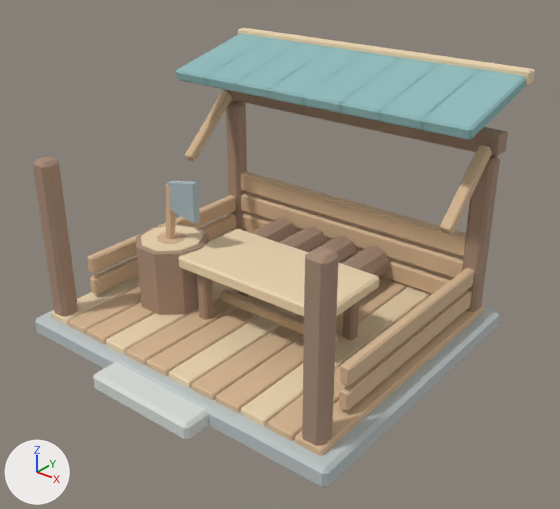
One commit to the FBX model unity/Assets/Resources/ForestArt/wood_cutter.fbx: the scene before it, then after it.
Rendered twice from a 50 mm lens placed at (3.99, -4.83, 3.83), pointed at (0.23, -0.13, 0.91). Lighting does not change. The marker at lower left points along +X, +Y and +Z. The first picture is the older version. Where no turn or scale is listed for an object, it has been applied to the vertices.

Names of what the first picture shows: 'wood_cutter_mesh'.
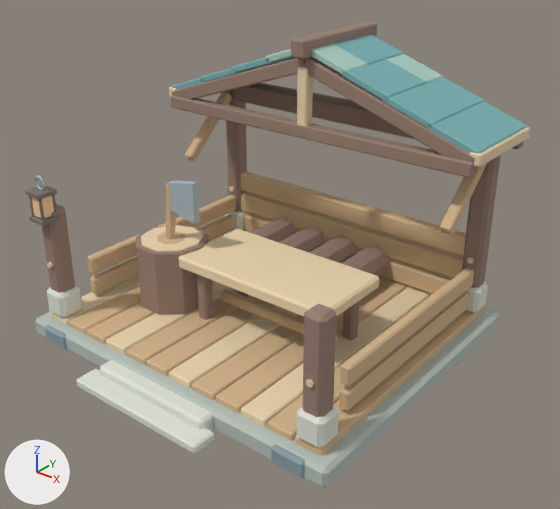
Boxes (x1, y1, x2, y2) around the edits, measured in the pictures (560 x 509 px; the box of a moved part takes in the faces that stretch with it):
'wood_cutter_mesh', reshaped
    before: (33, 28, 535, 488)
    after: (25, 22, 530, 488)
part 1 of me_cube_1527, moved or reshaped
    before: (33, 157, 78, 317)
    after: (42, 204, 75, 293)
part 2 of me_cube_1527, moved or reshaped
    before: (226, 100, 247, 231)
    after: (226, 90, 247, 212)
part 3 of me_cube_1527, moved or reshaped
    before: (302, 246, 339, 446)
    after: (303, 303, 336, 417)
part 4 of me_cube_1527, added
    after: (306, 379, 314, 387)
part 5 of me_cube_1527, moved or reshaped
    before: (462, 156, 500, 312)
    after: (462, 155, 501, 288)
part 6 of me_cube_1527, moved or reshaped
    before: (238, 28, 535, 85)
    after: (171, 96, 477, 178)
part 7 of me_cube_1527, moved or reshaped
    before: (93, 362, 208, 440)
    after: (100, 360, 213, 430)
part 8 of me_cube_1527, reshaped
    before: (176, 33, 527, 140)
    after: (169, 22, 530, 167)
part 9 of me_cube_1527, added
    after: (25, 175, 339, 478)
part 10 of me_cube_1527, added (mostly hidden)
    after: (225, 211, 249, 231)
part 11 of me_cube_1527, added
    after: (466, 281, 488, 313)

What changed in the scene script:
```text
Add mat_forest_slate:
    mat_forest_slate = principled_material('Forest_slate')
    mat_forest_slate.base_color = (0.251, 0.337, 0.376)  # greyish cyan #899da5
    mat_forest_slate.roughness = 0.88
Add mat_forest_teal_light:
    mat_forest_teal_light = principled_material('Forest_teal_light')
    mat_forest_teal_light.base_color = (0.396, 0.604, 0.533)  # green #a9ccc1
    mat_forest_teal_light.roughness = 0.88
Add mat_forest_darkwood:
    mat_forest_darkwood = principled_material('Forest_darkwood')
    mat_forest_darkwood.base_color = (0.216, 0.173, 0.161)  # grey #807370
    mat_forest_darkwood.roughness = 0.88
Add mat_forest_ember:
    mat_forest_ember = principled_material('Forest_ember')
    mat_forest_ember.base_color = (0.949, 0.62, 0.345)  # beige #f9ce9f
    mat_forest_ember.roughness = 0.88
Change me_cube_1527:
    used by ob_wood_cutter_mesh; location = (0.0, 0.0, 0.0)
    remove me_cube_1527.from_pydata(...)  # 1514 vertices, 2748 faces; spans x -1.66..1.66, y -1.64..1.56, z 0.0..2.4
    add me_cube_1527.from_pydata(...)  # 2570 vertices, 4684 faces; spans x -1.68..1.68, y -1.7..1.52, z 0.0..2.62
    me_cube_1527 part 1: the loose piece of 24 vertices spanning x -1.52..-1.34, y -1.29..-1.11, z 0.2..1.7 is scaled about its middle by (1, 1, 0.691), then moved by (0.0, 0.0, -0.2)
    me_cube_1527 part 2: the loose piece of 24 vertices spanning x -1.52..-1.34, y 1.11..1.29, z 0.2..1.7 is scaled about the mesh origin by (1, 1, 1.14)
    me_cube_1527 part 3: the loose piece of 24 vertices spanning x 1.34..1.52, y -1.29..-1.11, z 0.2..1.7 is scaled about its middle by (1, 1, 0.691), then moved by (0.0, 0.0, -0.2)
    me_cube_1527 part 4: a new loose piece, a 6-sided cylinder along y spanning x 1.405..1.455, y -1.312..-1.288, z 0.721..0.779, in mat_forest_endgrain (beige #edd5af)
    me_cube_1527 part 5: the loose piece of 24 vertices spanning x 1.34..1.52, y 1.11..1.29, z 0.2..1.7 is scaled about the mesh origin by (1, 1, 1.14)
    me_cube_1527 part 6: the loose piece of 24 vertices spanning x -1.6..1.6, y 1.44..1.56, z 2.28..2.4 is scaled about its middle by (1.02, 1, 1), then moved by (0.0, -0.99, -0.52), in mat_forest_bark (brown #997f72)
    me_cube_1527 part 7: the loose piece of 24 vertices spanning x -0.55..0.55, y -1.64..-1.28, z 0.0..0.16 is scaled about its middle by (1.1, 0.582, 1.03), then moved by (0.0, 0.04, 0.0)
    me_cube_1527 part 8: 192 vertices removed from x -1.58..1.58, y 0.49..1.51, z 2.03..2.37; 816 vertices added at x -1.68..1.68, y 0.39..1.52, z 1.76..2.62
    me_cube_1527 part 9: 336 vertices added at x -1.55..1.55, y -1.7..-1.08, z 0.0..1.59
    me_cube_1527 part 10: 24 vertices added at x -1.55..-1.31, y 1.08..1.32, z 0.23..0.49
    me_cube_1527 part 11: 24 vertices added at x 1.31..1.55, y 1.08..1.32, z 0.23..0.49
    other edits to the shape of me_cube_1527 do not show in these pictures
    add me_cube_1527.materials.append(mat_forest_teal_light)  # green #a9ccc1
    add me_cube_1527.materials.append(mat_forest_ember)  # beige #f9ce9f
    add me_cube_1527.materials.append(mat_forest_darkwood)  # grey #807370
    add me_cube_1527.materials.append(mat_forest_slate)  # greyish cyan #899da5
```
